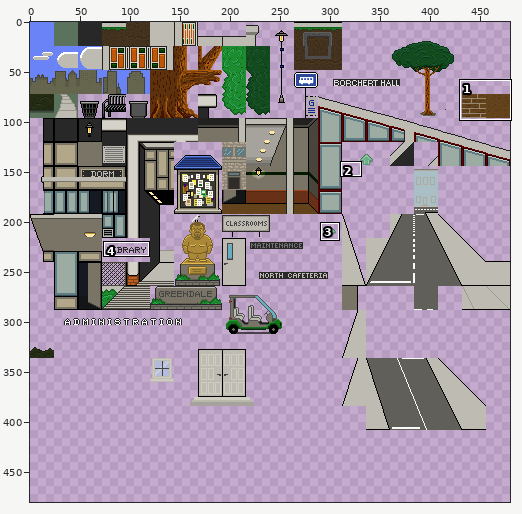
A sprite sheet gets an edit: src/images/tilesets/city.png. Above: a wide view before the commit, with the close-up outlined.
Close-up. The starting point:
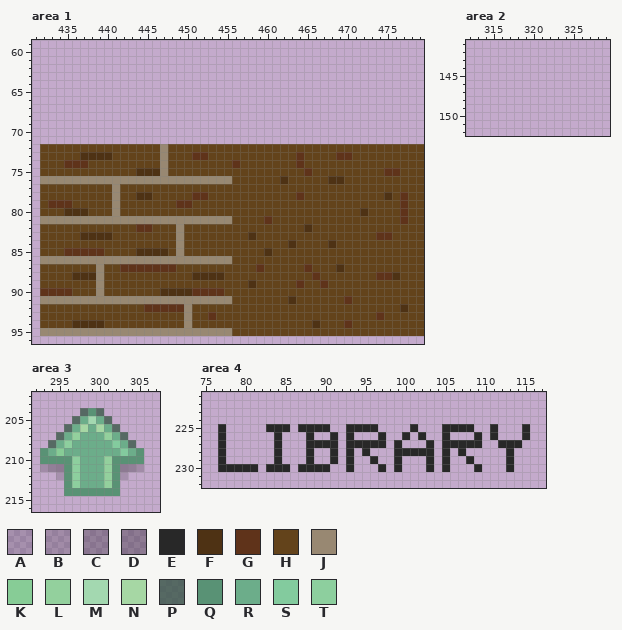
The file is 480x480 pixels. Pixels under 10% opacity are left out. Colours within 5 levels of each other are drawn and written as one. Shown: area 1: x 431..479, y 59..96; area 2: x 312..329, y 141..152; area 3: x 292..307, y 202..216; area 4: x 75..117, y 221..232. The commit also changed other parts of the picture, which this record leaves out.
Palette (. is transparent): A #00000027  B #0000002e  C #00000041  D #00000048  E #282828  F #4e3214  G #5f331a  H #63431b  J #988872  K #87cc96  L #93d09d  M #a3d8b0  N #a6d7a4  P #355544c4  Q #599275  R #6cad8a  S #83cb9e  T #8dcf9e
The result:
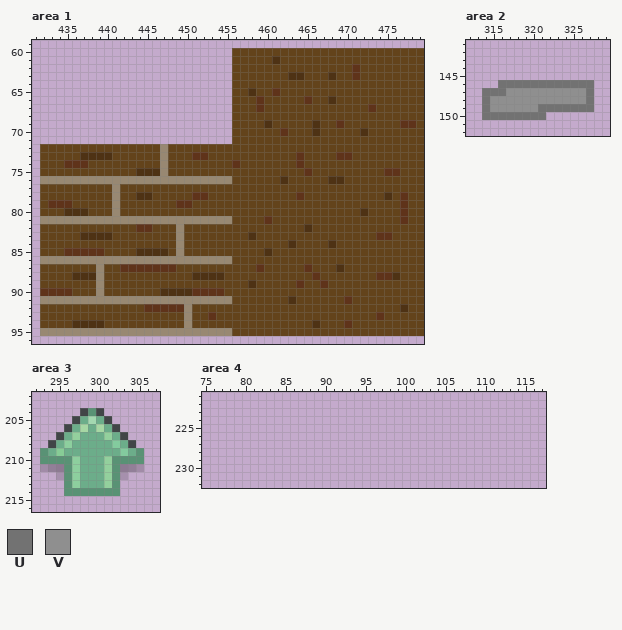
Colours new in this view: U #727272  V #8f8f8f
The edit:
@@ palette @@
-P #355544c4
+P #19261fc4
--- area 1
@@ x 454..479 @@
 59 ..........................
-60 ..........................
-61 ..........................
-62 ..........................
-63 ..........................
-64 ..........................
-65 ..........................
-66 ..........................
-67 ..........................
-68 ..........................
-69 ..........................
-70 ..........................
-71 ..........................
+60 ..HHHHHHHHHHHHHHHHHHHHHHHH
+61 ..HHHHHFHHHHHHHHHHHHHHHHHH
+62 ..HHHHHHHHHHHHHHHGHHHHHHHH
+63 ..HHHHHHHFFHHHFHHGHHHHHHHH
+64 ..HHHHHHHHHHHHHHHHHHHHHHHH
+65 ..HHFHHGHHHHHHHHHHHHHHHHHH
+66 ..HHHGHHHHHGHHFHHHHHHHHHHH
+67 ..HHHGHHHHHHHHHHHHHGHHHHHH
+68 ..HHHHHHHHHHHHHHHHHHHHHHHH
+69 ..HHHHFHHHHHFHHGHHHHHHHGGH
+70 ..HHHHHHGHHHFHHHHHFHHHHHHH
+71 ..HHHHHHHHHHHHHHHHHHHHHHHH
 72 HHHHHHHHHHHHHHHHHHHHHHHHHH
--- area 2
@@ x 312..329 @@
 145 ..................
-146 ..................
-147 ..................
-148 ..................
-149 ..................
-150 ..................
+146 ....UUUUUUUUUUUU..
+147 ..UUUVVVVVVVVVVU..
+148 ..UVVVVVVVVVVVVU..
+149 ..UVVVVVVUUUUUUU..
+150 ..UUUUUUUU........
 151 ..................
--- area 4
@@ x 75..117 @@
 224 ...........................................
-225 ..E.....EEE.EEEE..EEEE....E...EEEE..E...E..
-226 ..E......E...E..E.E...E..E.E..E...E.E...E..
-227 ..E......E...EEEE.EEEEE.E...E.EEEEE..EEE...
-228 ..E......E...E..E.E.E...EEEEE.E.E.....E....
-229 ..E......E...E..E.E..E..E...E.E..E....E....
-230 ..EEEEE.EEE.EEEE..E...E.E...E.E...E...E....
+225 ...........................................
+226 ...........................................
+227 ...........................................
+228 ...........................................
+229 ...........................................
+230 ...........................................
 231 ...........................................
Where, in picture pixels (left, top, right, bottom), the same in both close-ups:
added: (232, 48, 424, 144)
added: (482, 80, 594, 120)
changed: (48, 408, 136, 448)
erased: (218, 424, 530, 472)
